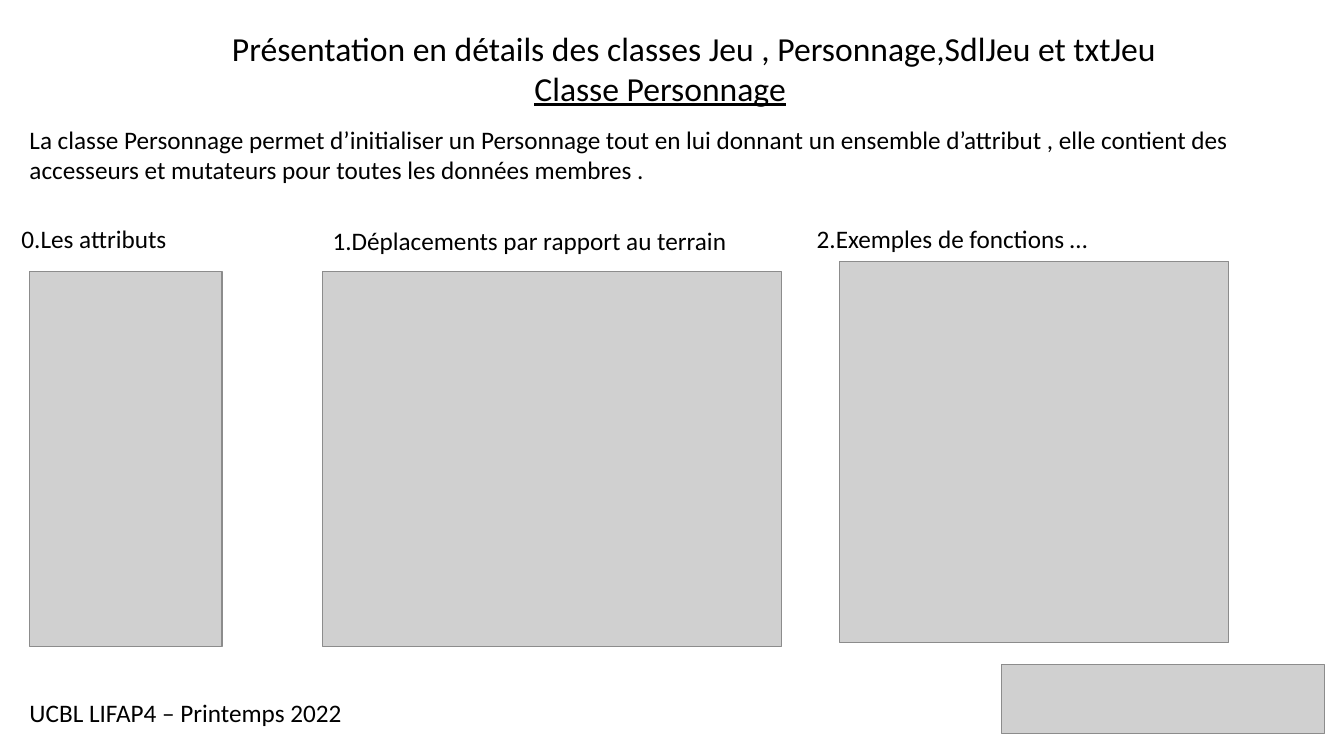
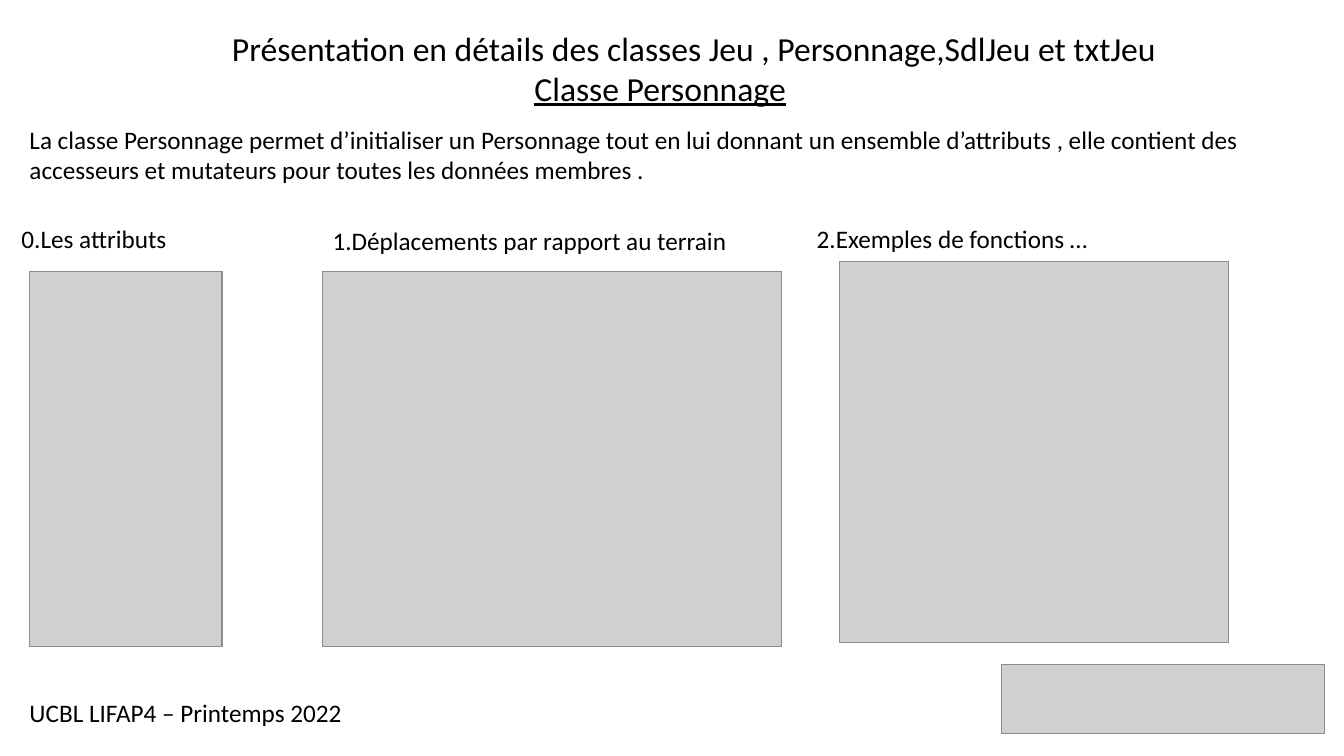
Before and after one commit to Smirboulack/Projet_L2, a slide deck: slide 4 of doc/Présentation-projet-ultimatelifkas.pptx. Drawn at 1344x756 pixels with LibreOffice and Linux fonts; fonts in the diff are those of the drawing; grey boxes stand for pictures. Boxes give left, top, right and bottom in pixels: in the first picture for what was removed or moved away, otherwise in the second. Text is boxed around its words. In the diff, an @@ line names an element or a change of style, - is before the commit and + after.

```diff
--- a/doc/Présentation-projet-ultimatelifkas.pptx
+++ b/doc/Présentation-projet-ultimatelifkas.pptx
@@ text at [29,131,1237,183]: text changed @@
-La classe Personnage permet d’initialiser un Personnage tout en lui donnant un ensemble d’attribut , elle contient des accesseurs et mutateurs pour toutes les données membres .
+La classe Personnage permet d’initialiser un Personnage tout en lui donnant un ensemble d’attributs , elle contient des accesseurs et mutateurs pour toutes les données membres .
```
Also in this commit, not shown: 1 other slide changed, 1 other file.
